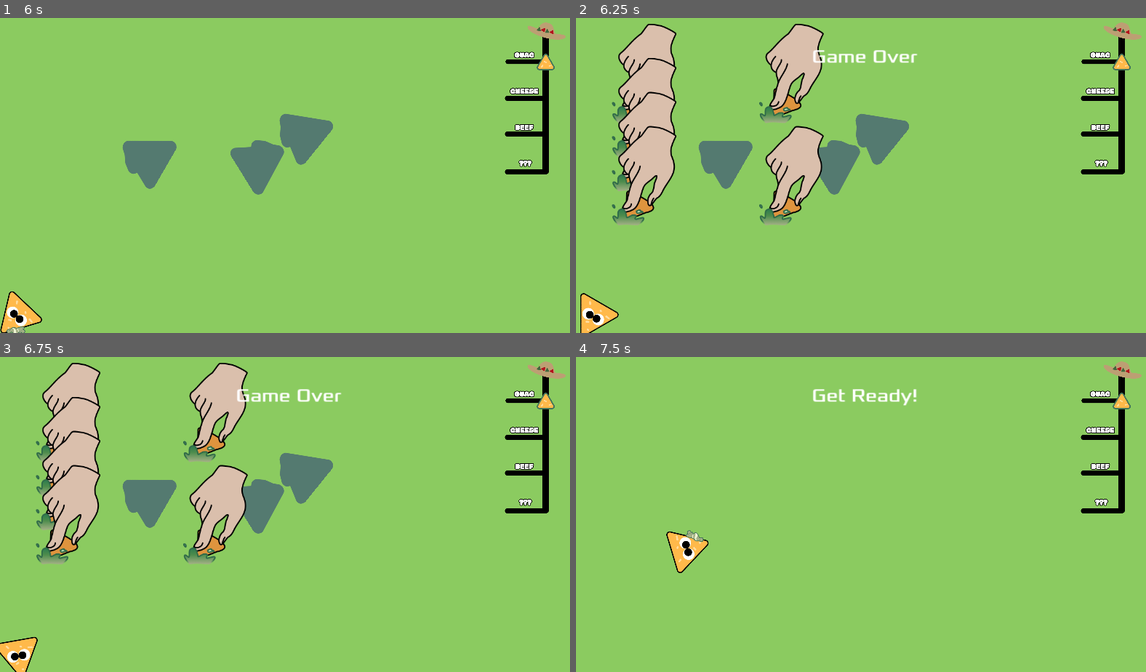
Above: before the commit, frames 1-4 (two rows, left to right).
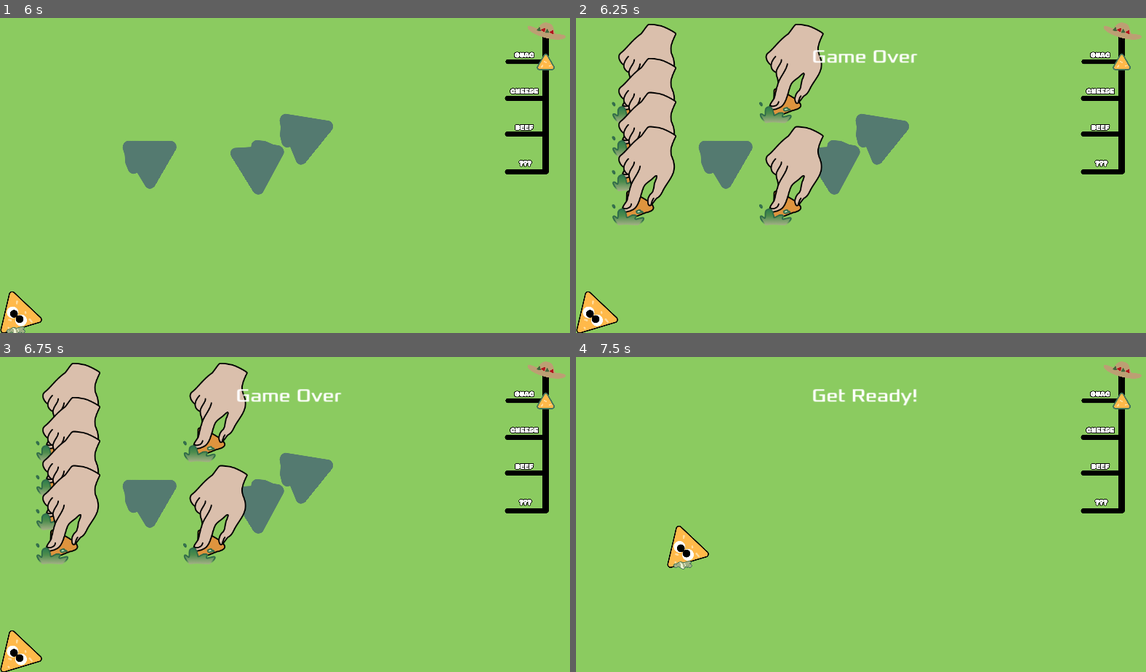
Above: after the commit, the same moments.

Repository: leolloyd/bowlofnachos24
Game: Godot game, scene res://main.tscn
Same seed, same stepped clock (60 frames per second), same inputs: the game is played once before the commit and once after it.
Inputs (mouse positions are in pixels of both pictures, inside the frame that each line leads up to):
- Up to frame 1 (6 s): tap Enter at 0.5, 3.5, 5 s; move the mouse to (416, 153) at 0.52 s; hold A (a) 0.53-1.28 s; tap D (d) at 0.8, 1.35, 5.3, 5.85 s; move the mouse to (176, 184) at 1.27 s; click (176, 184) at 1.55 s; tap Space at 2, 4.25, 5.75 s; move the mouse to (347, 96) at 2.02 s; press the mouse at (347, 96) at 2.03 s; right-click (347, 96) at 2.3 s; move the mouse to (262, 235) at 2.77 s; release the mouse at (262, 235) at 2.78 s; right-click (262, 235) at 2.85 s; tap S (s) at 3.05 s; move the mouse to (467, 219) at 3.52 s; hold S (s) 3.53-4.28 s; tap W (w) at 3.8, 4.35 s; move the mouse to (114, 118) at 4.27 s; tap A (a) at 4.55 s; move the mouse to (319, 169) at 5.02 s; hold A (a) 5.03-5.78 s; move the mouse to (205, 87) at 5.77 s
- Up to frame 2 (6.25 s): click (781, 87) at 6.05 s
- Up to frame 3 (6.75 s): move the mouse to (416, 492) at 6.52 s; press the mouse at (416, 492) at 6.53 s
- Up to frame 4 (7.5 s): right-click (992, 492) at 6.8 s; release the mouse at (992, 492) at 7.25 s; click "Replay" at 7.25 s

Frame 1 is identical in both runs. In frame 2, 0.3% of the frame differs, in the area x 0-8%, y 86-100%; in frame 3, 0.5%; in frame 4, 0.6%, in the area x 15-24%, y 53-69%.

Commit message:
Added freeze if you're in the safe zone during a blitz.

Diff:
--- a/dorito.gd
+++ b/dorito.gd
@@ -4,6 +4,7 @@
 
 @export var speed = 600 # How fast player moves in pixels/sec
 var screen_size
+var frozen = false
 
 var level_accessories = [
 	['GuacSticker'],
@@ -52,8 +53,6 @@
 	$Sparkles.hide()
 	#hide()
 
-
-
 # update
 func _process(delta):
 	var velocity = Vector2.ZERO # player's current movement vector
@@ -67,9 +66,11 @@
 	if Input.is_action_pressed("s"):
 		velocity.y += 1
 	if Input.is_action_pressed("left_click"):
-		rotate(deg_to_rad(-rotation_speed * delta))
+		if not frozen:
+			rotate(deg_to_rad(-rotation_speed * delta))
 	if Input.is_action_pressed("right_click"):
-		rotate(deg_to_rad(rotation_speed * delta))
+		if not frozen:
+			rotate(deg_to_rad(rotation_speed * delta))
 
 	if velocity.length() > 0:
 		velocity = velocity.normalized() * speed
@@ -77,8 +78,9 @@
 	else:
 		$Dorito.stop()
 
-	position += velocity * delta
-	position = position.clamp(Vector2.ZERO, screen_size)
+	if not frozen:
+		position += velocity * delta
+		position = position.clamp(Vector2.ZERO, screen_size)
 
 	# Select correct animation instead of  the just default one
 	if velocity.x != 0 or velocity.y != 0:
@@ -93,6 +95,12 @@
 				$Dorito.animation = 'up'
 	else:
 		$Dorito.animation = 'normal'
+
+func freeze():
+	frozen = true
+
+func unfreeze():
+	frozen = false
 
 func is_overlapping_poly(current_level):
 	var player = get_node(player_collision_polys[current_level])	# player collision box
--- a/hand_of_death.tscn
+++ b/hand_of_death.tscn
@@ -5,6 +5,21 @@
 
 [sub_resource type="RectangleShape2D" id="RectangleShape2D_unlx1"]
 size = Vector2(113, 146)
+
+[sub_resource type="Animation" id="Animation_521py"]
+length = 0.001
+tracks/0/type = "value"
+tracks/0/imported = false
+tracks/0/enabled = true
+tracks/0/path = NodePath(".:position")
+tracks/0/interp = 1
+tracks/0/loop_wrap = true
+tracks/0/keys = {
+"times": PackedFloat32Array(0),
+"transitions": PackedFloat32Array(1),
+"update": 0,
+"values": [Vector2(0, 0)]
+}
 
 [sub_resource type="Animation" id="Animation_wvaxr"]
 resource_name = "vibrating"
@@ -22,21 +37,6 @@
 "transitions": PackedFloat32Array(1, 1, 1, 1, 1),
 "update": 0,
 "values": [Vector2(0, 0), Vector2(2, 0), Vector2(2.08165e-12, 2.08165e-12), Vector2(-2, 2.08165e-12), Vector2(0, 0)]
-}
-
-[sub_resource type="Animation" id="Animation_521py"]
-length = 0.001
-tracks/0/type = "value"
-tracks/0/imported = false
-tracks/0/enabled = true
-tracks/0/path = NodePath(".:position")
-tracks/0/interp = 1
-tracks/0/loop_wrap = true
-tracks/0/keys = {
-"times": PackedFloat32Array(0),
-"transitions": PackedFloat32Array(1),
-"update": 0,
-"values": [Vector2(0, 0)]
 }
 
 [sub_resource type="AnimationLibrary" id="AnimationLibrary_ekymb"]
--- a/main.gd
+++ b/main.gd
@@ -125,6 +125,7 @@
 		run_blitz(true)
 
 func run_blitz(end_of_level:bool):
+	$Player.freeze()
 	spawn_hands()
 	var player = $Player.get_node(level_collisions[current_level])	# player collision box
 	var player_poly = player.polygon
@@ -158,6 +159,7 @@
 	var x_spawn = 6
 	var y_spawn = 4
 	var hand_margin = 150
+	var between_margin = 50
 	var pos_x = hand_margin
 	var pos_y = hand_margin
 	var counter = 1
@@ -175,6 +177,7 @@
 		counter += 1
 
 func new_cycle():
+	$Player.unfreeze()
 	get_tree().call_group("mobs", "queue_free")	# @todo: await here?
 	get_tree().call_group("hands", "queue_free")
 
@@ -183,15 +186,27 @@
 
 	print("Spawning...")
 	var n_spawn = randi_range(1,max_spawn)
+	var existing_spawn_pos = []
 	for i in range(n_spawn):
 		var mob = mob_scene.instantiate()
 		var spawn_position=Vector2(
 			randf_range(viewport_bounds.position.x + margin, viewport_bounds.size.x - margin),
 			randf_range(viewport_bounds.position.y + margin, viewport_bounds.size.y - margin)
 		)
+		for pos in existing_spawn_pos:
+			print("Comparing ", spawn_position, " to existing position ", pos)
+			while not pos.x - spawn_position.x > 150 and pos.y - spawn_position.y > 150:
+				spawn_position=Vector2(
+					randf_range(viewport_bounds.position.x + margin, viewport_bounds.size.x - margin),
+					randf_range(viewport_bounds.position.y + margin, viewport_bounds.size.y - margin)
+				)
+				print(spawn_position, pos)
+				await get_tree().create_timer(0.5).timeout
+
 		mob.position = spawn_position
 		mob.update_accessories(current_level)
 		add_child.call_deferred(mob)
+		existing_spawn_pos.append(spawn_position)
 
 	$BlitzTimer.start()
 
--- a/project.godot
+++ b/project.godot
@@ -10,7 +10,7 @@
 
 [application]
 
-config/name="2d Tut"
+config/name="Chippy.exe"
 run/main_scene="res://main.tscn"
 config/features=PackedStringArray("4.2", "GL Compatibility")
 boot_splash/show_image=false
